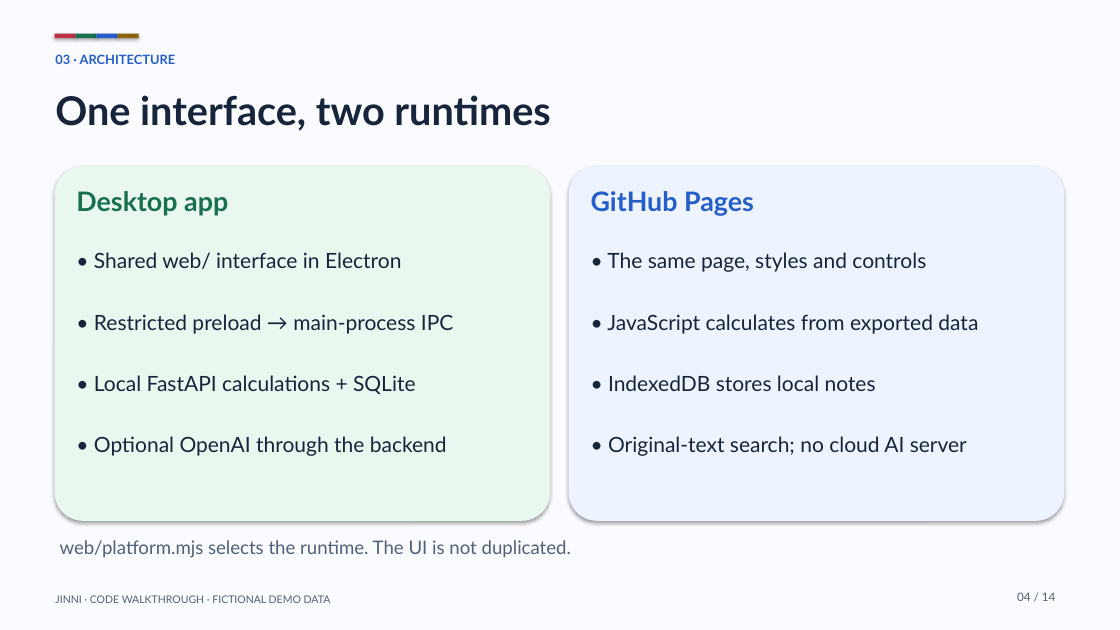
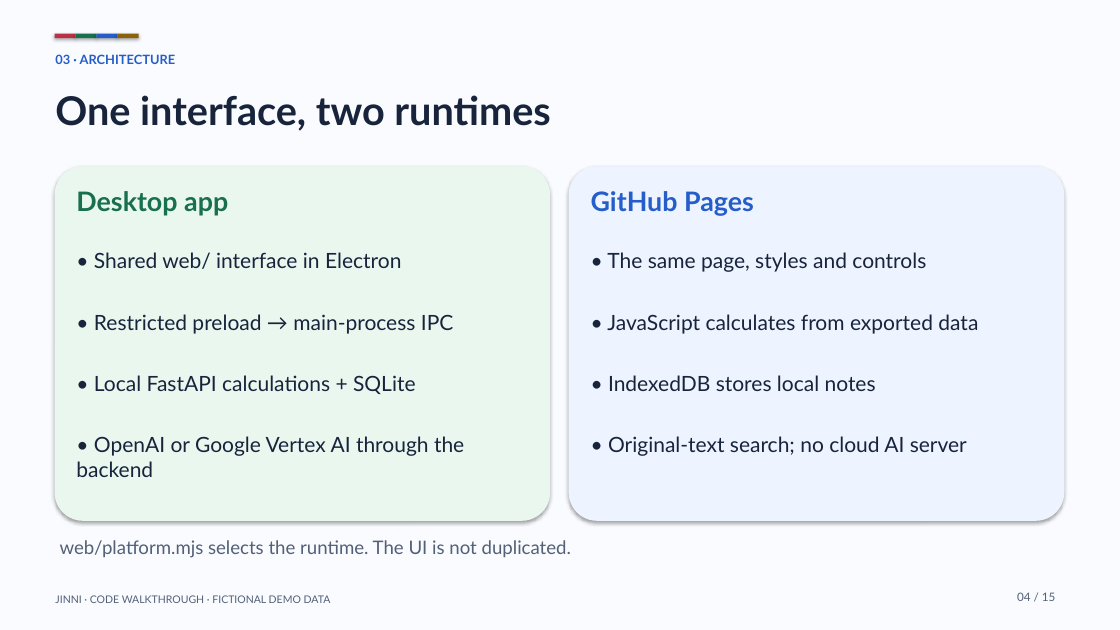
Before and after one commit to wahab-linux/my-jinni, a slide deck: slide 4 of docs/presentation/Jinni_Code_Walkthrough.pptx. Drawn at 1120x630 pixels with LibreOffice and Linux fonts; fonts in the diff are those of the drawing. Boxes give left, top, right and bottom in pixels: in the first picture for what was removed or moved away, otherwise in the second. Text is boxed around its words. In the diff, an @@ line names an element or a change of style, - is before the commit and + after.

Commit message:
Support Google Vertex AI with local ADC and guided desktop setup

```diff
--- a/docs/presentation/Jinni_Code_Walkthrough.pptx
+++ b/docs/presentation/Jinni_Code_Walkthrough.pptx
@@ text at (76,436,464,477): text changed @@
-• Optional OpenAI through the backend
+• OpenAI or Google Vertex AI through the backend
@@ text at (1017,592,1056,601): text changed @@
-04 / 14
+04 / 15
```
Also in this commit, not shown: 13 other slides changed, 1 slide added, 38 other files.
